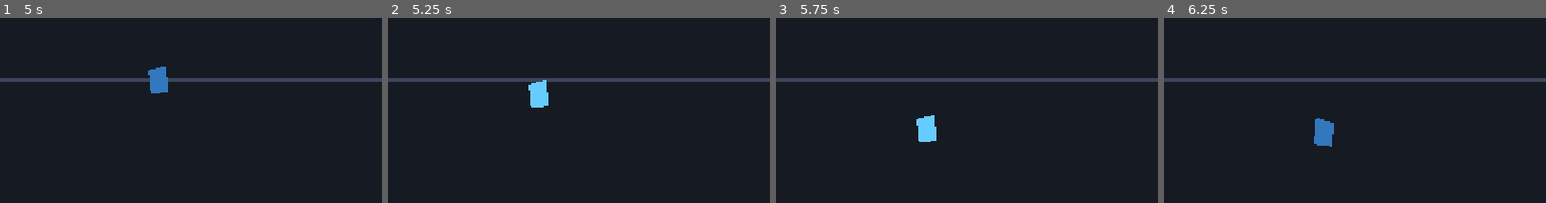
Above: before the commit, frames 1-4 (left to right).
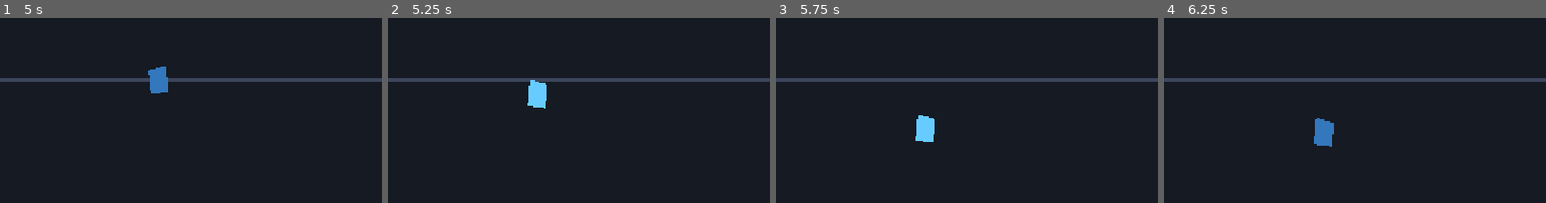
Above: after the commit, the same moments.

Repository: Eli-Blue/Ryuji-Kisaragi
Game: Godot game, scene res://src/scenes/main.tscn
Same seed, same stepped clock (60 frames per second), same inputs: the game is played once before the commit and once after it.
Inputs:
- Up to frame 1 (5 s): tap Enter at 0.5 s; hold D (move_right) 0.53-1.28 s; tap K (attack_elbow) at 0.6, 3.6 s; hold S (move_down) 1.28-2.03 s; tap J (attack_light) at 1.35, 4.35 s; hold D (move_right) 2.03-2.78 s; hold I (block) 2.03-2.78 s; hold W (move_up) 2.78-3.53 s; tap L (grapple_throw) at 2.85 s; tap R (reset_round) at 3.5, 4.25 s; hold A (move_left) from 3.53 s (still down)
- Up to frame 2 (5.25 s): release A (move_left) at 5.03 s; hold S (move_down) from 5.03 s (still down); hold I (block) from 5.03 s (still down)
- Up to frame 3 (5.75 s): keep holding S (move_down); keep holding I (block)
- Up to frame 4 (6.25 s): release S (move_down) at 5.78 s; release I (block) at 5.78 s; hold D (move_right) from 5.78 s (still down); tap L (grapple_throw) at 5.85 s
The pictures show only the part of the screen within x 0-50%, y 39-89%; the shares and areas given below are measured in that part.

Frame 1 is identical in both runs. In frame 2, 0.1% of the frame differs, in the area x 36-42%, y 33-49%; in frame 3, 0.1%; in frame 4, nothing differs.

Commit message:
Constrain attacks to horizontal lane by facing sign
Co-authored-by: Eli-Blue <156834420+Eli-Blue@users.noreply.github.com>

Diff:
--- a/src/scripts/player.gd
+++ b/src/scripts/player.gd
@@ -191,7 +191,7 @@
 	if current_attack == "":
 		return
 	var profile: Dictionary = ATTACKS[current_attack]
-	var attack_offset: Vector2 = facing.normalized() * float(profile["range"])
+	var attack_offset := Vector2(_facing_sign() * float(profile["range"]), 0.0)
 	attack_shape.position = attack_offset
 
 func _update_facing_from_target() -> void:
@@ -209,12 +209,15 @@
 		facing = closest_direction
 
 func _update_visuals() -> void:
-	if absf(facing.x) > 0.1:
-		body.scale.x = signf(facing.x)
+	var facing_sign := _facing_sign()
+	body.scale.x = facing_sign
 	if defeated:
 		body.color = Color(0.3, 0.3, 0.3, 1.0)
 		return
 	body.color = Color(0.2, 0.47, 0.74, 1.0) if state != CombatState.BLOCK else Color(0.4, 0.8, 1.0, 1.0)
+
+func _facing_sign() -> float:
+	return 1.0 if facing.x >= 0.0 else -1.0
 
 func get_state_label() -> String:
 	if state == CombatState.ATTACK and current_attack != "":
@@ -244,7 +247,7 @@
 		cooldowns[move_name] = 0.0
 	attack_hitbox.monitoring = false
 	attack_hitbox.monitorable = false
-	attack_shape.position = facing.normalized() * float(ATTACKS["light"]["range"])
+	attack_shape.position = Vector2(_facing_sign() * float(ATTACKS["light"]["range"]), 0.0)
 	health = max_health
 	health_changed.emit(health, max_health)
 
